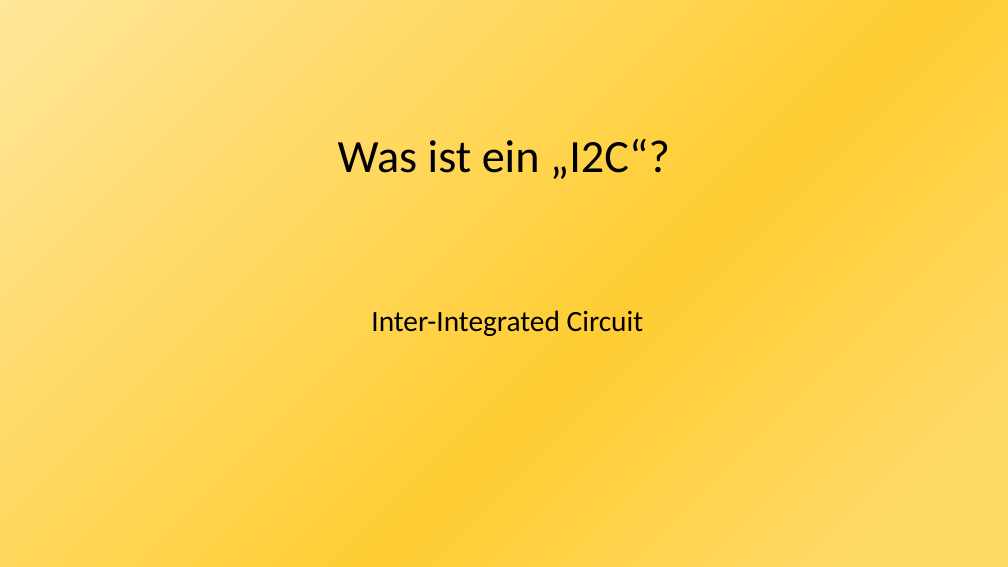
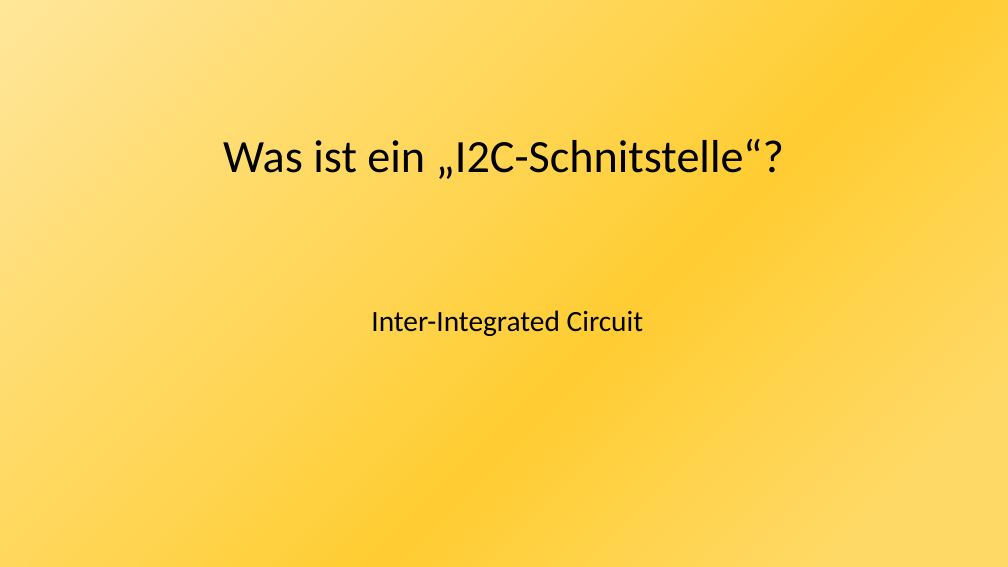
Before and after one commit to JonasHeilig/Arduino-GFS, a slide deck: slide 19 of Arduino-PP.pptx. Drawn at 1008x567 pixels with LibreOffice and Linux fonts; fonts in the diff are those of the drawing. Boxes give left, top, right and bottom in pixels: in the first picture for what was removed or moved away, otherwise in the second. Text is boxed around its words. In the diff, an @@ line names an element or a change of style, - is before the commit and + after.

```diff
--- a/Arduino-PP.pptx
+++ b/Arduino-PP.pptx
@@ title at <box>223,139,784,179</box>: text changed @@
-Was ist ein „I2C“?
+Was ist ein „I2C-Schnitstelle“?
```
Also in this commit, not shown: 3 other slides changed.
